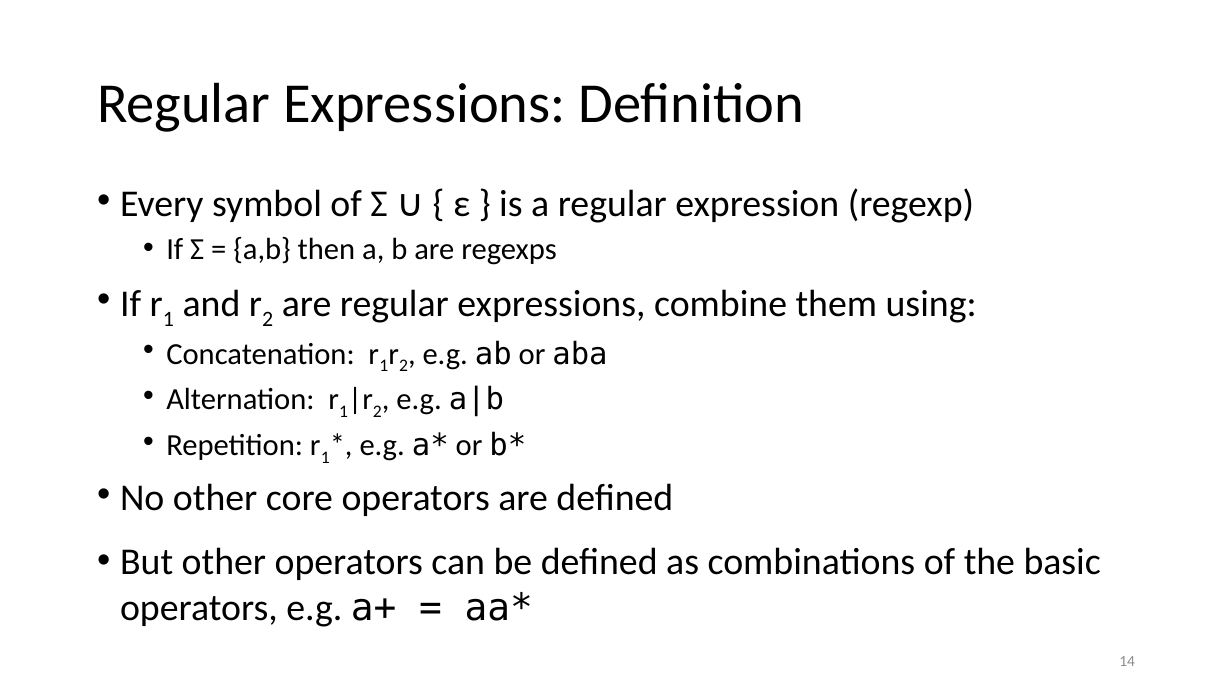
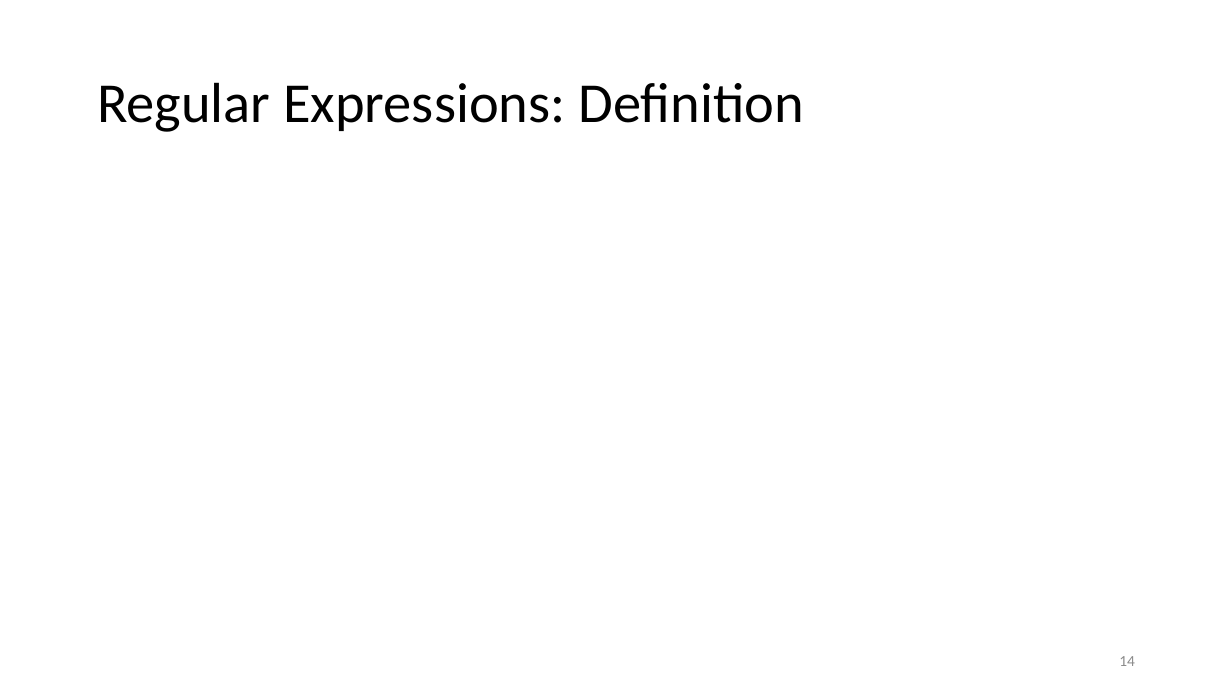
Before and after one commit to anoopsarkar/compilers-class, a slide deck: slide 14 of assets/ppt/lex/lex1-regexp-intro.pptx. Drawn at 1232x693 pixels with LibreOffice and Linux fonts; fonts in the diff are those of the drawing; grey boxes stand for pictures. Boxes give left, top, right and bottom in pixels: in the first picture for what was removed or moved away, otherwise in the second. Text is boxed around its words. In the diff, an @@ line names an element or a change of style, - is before the commit and + after.

```diff
--- a/assets/ppt/lex/lex1-regexp-intro.pptx
+++ b/assets/ppt/lex/lex1-regexp-intro.pptx
@@ text removed at [120, 188, 1101, 627] @@
-• Every symbol of Σ ∪ { ε } is a regular expression (regexp)
-  • If Σ = {a,b} then a, b are regexps
-• If r1 and r2 are regular expressions, combine them using:
-  • Concatenation: r1r2, e.g. ab or aba
-  • Alternation: r1|r2, e.g. a|b
-  • Repetition: r1*, e.g. a* or b*
-• No other core operators are defined
-• But other operators can be defined as combinations of the basic operators, e.g. a+ = aa*
```
Also in this commit, not shown: 12 other slides changed, 1 other file.
